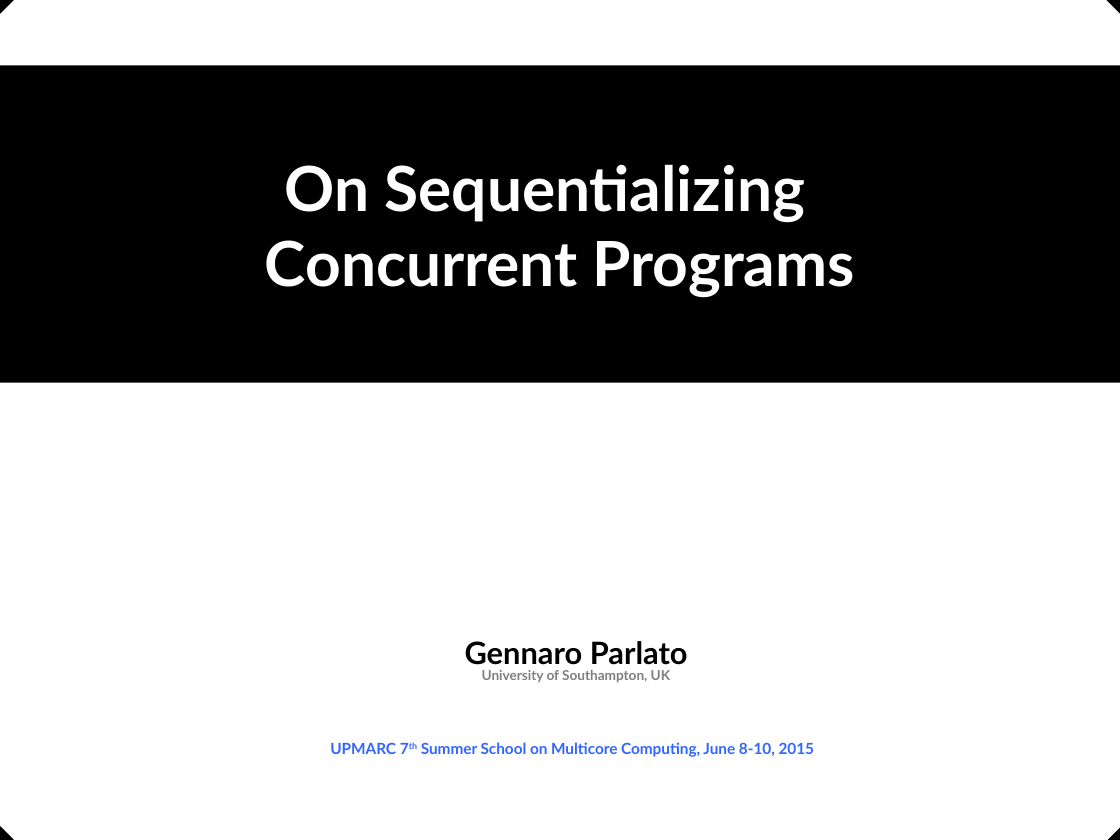
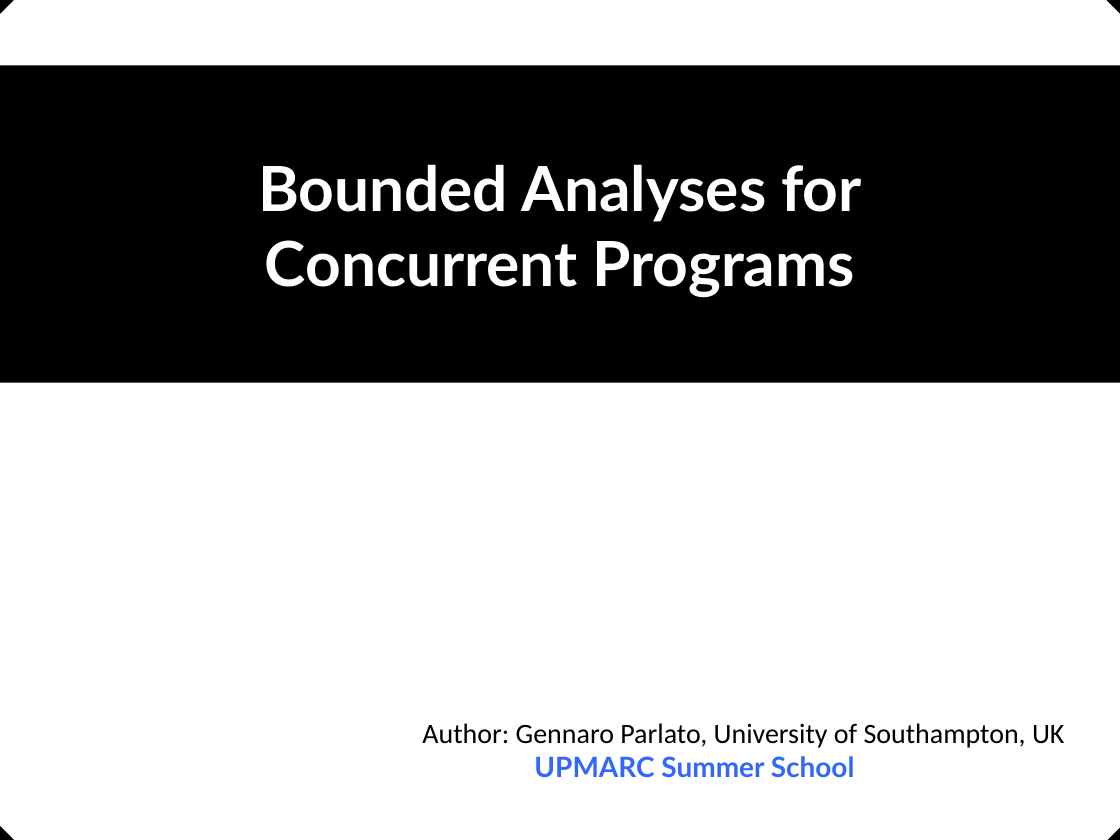
Before and after one commit to menesro/mpri, a slide deck: slide 1 of lecture2/sequentializations.ppt. Drawn at 1120x840 pixels with LibreOffice and Linux fonts; fonts in the diff are those of the drawing. Boxes give left, top, right and bottom in pixels: in the first picture for what was removed or moved away, otherwise in the second. Text is boxed around its words. In the diff, an @@ line names an element or a change of style, - is before the commit and + after.

```diff
--- a/lecture2/sequentializations.ppt
+++ b/lecture2/sequentializations.ppt
@@ text in rectangle at bbox=[258, 164, 861, 298]: text changed @@
-On Sequentializing
-Concurrent Programs
+Bounded Analyses for
+Concurrent Programs
@@ text "Author: Gennaro Parlato, University of ..." at bbox=[422, 723, 1064, 777]: vertical alignment middle to top @@
@@ text at bbox=[422, 723, 1064, 777]: text changed; size 9.9 to 18 pt; font Lato to Calibri; text colour #3366FF to #000000; bold off @@
-Gennaro Parlato
-University of Southampton, UK
-UPMARC 7th Summer School on Multicore Computing, June 8-10, 2015
+Author: Gennaro Parlato, University of Southampton, UK
+UPMARC Summer School
```
Also in this commit, not shown: 1 other slide changed.
